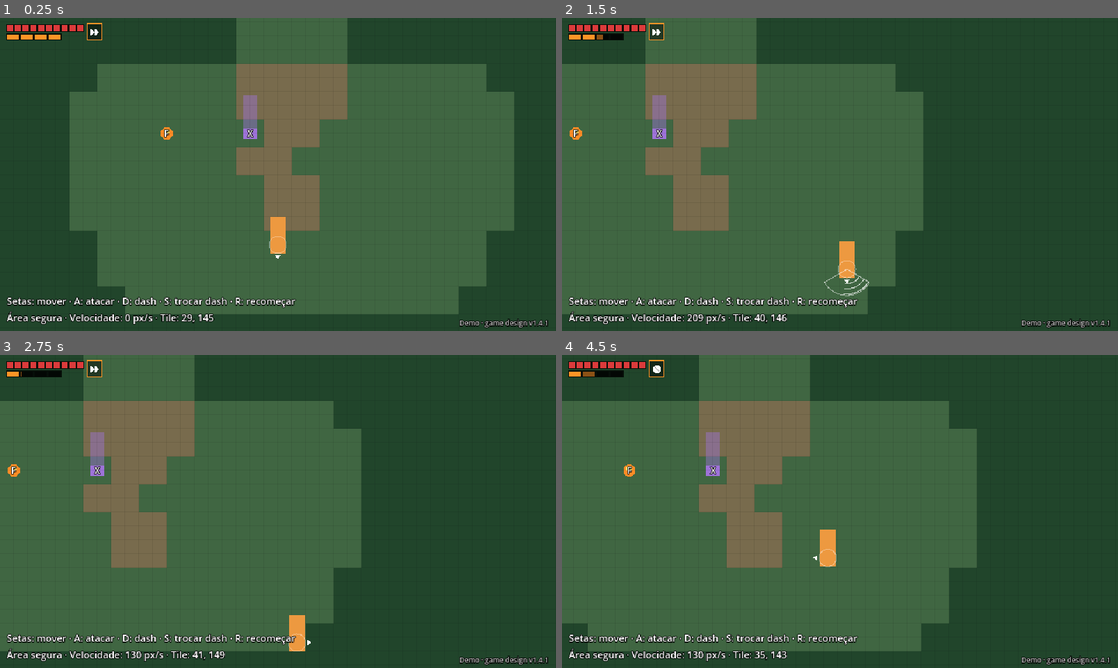
Above: before the commit, frames 1-4 (two rows, left to right).
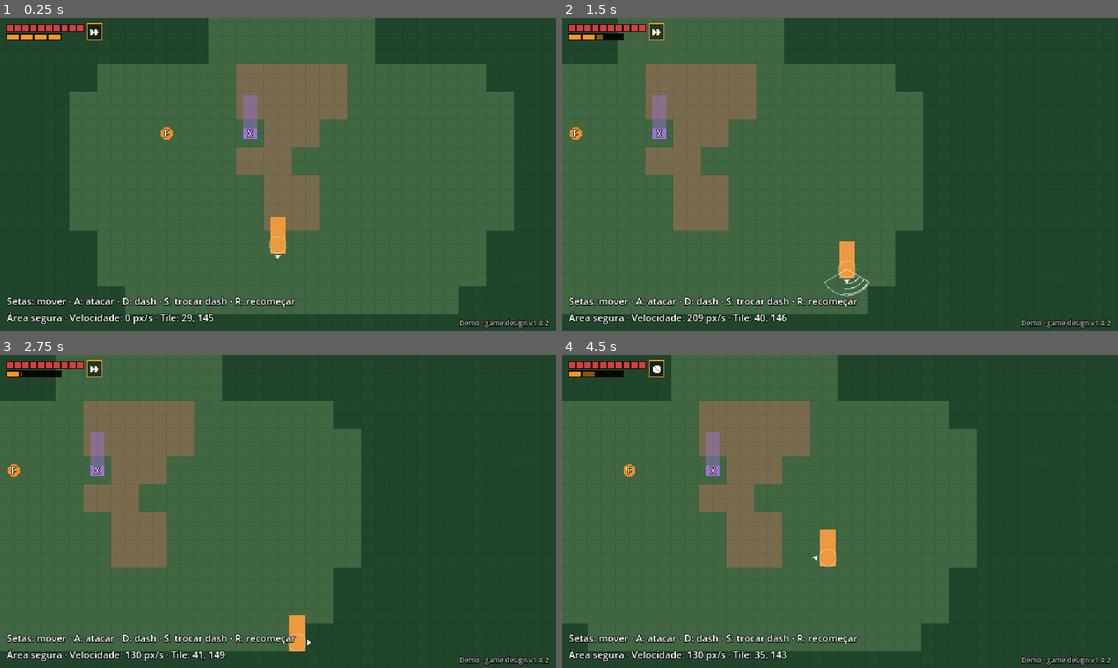
Above: after the commit, the same moments.

Repository: V-bit69/Game-Development
Game: Godot game, scene res://cenas/floresta.tscn
The game is run twice, just before and just after one commit, with the same random seed, the same clock (stepped at 60 frames per second) and the same inputs.
Inputs:
- Up to frame 1 (0.25 s): no input
- Up to frame 2 (1.5 s): tap Enter (ui_accept) at 0.5, 0.77 s; hold Right (mover_direita) 0.53-1.28 s; hold D (dash) 0.53-1.28 s; hold Down (mover_baixo) from 1.28 s (still down); tap A (atacar) at 1.35 s
- Up to frame 3 (2.75 s): tap Enter (ui_accept) at 1.52 s; tap D (dash) at 1.55 s; release Down (mover_baixo) at 2.03 s; hold Right (mover_direita) from 2.03 s (still down); hold D (dash) from 2.03 s (still down)
- Up to frame 4 (4.5 s): release Right (mover_direita) at 2.78 s; release D (dash) at 2.78 s; hold Up (mover_cima) 2.78-3.53 s; tap E (interagir) at 2.85 s; tap Enter (ui_accept) at 3.02, 3.77 s; tap D (dash) at 3.05, 3.8 s; hold Q (parry) 3.53-4.28 s; hold Left (mover_esquerda) from 3.53 s (still down); tap S (trocar_dash) at 4.35 s

The runs differ from the first frame. In frame 1, 1.5% of the frame differs, in the area x 37-99%, y 0-99%; in frame 2, 1.3%; in frame 3, 1.3%; in frame 4, 1.5%.

Commit message:
Versão 1.4.2: fim do lag nos acertos, sapos contornam obstáculos e corredor mais largo
- Um hitstop só por golpe (ou dash). Desde a v1.4 a hitbox é conferida a cada
  quadro do impacto, e cada sapo atingido num quadro diferente congelava o jogo
  de novo: vários sapos = várias travadas seguidas.
- Sapos seguem um caminho a pé pelo mapa (AStarGrid2D da sala) quando há
  obstáculo entre eles e o gato, e testam o corpo inteiro (test_move) em vez de
  um raio fino. Antes ficavam pulando de um lado para o outro atrás da parede.
- Corredor da floresta com 4 a 5 células (antes 3, apertando para 2).
- Testes novos em M3 (1 hitstop com 3 acertos), M5 (sapo contorna parede) e
  blockout (largura mínima do corredor). Docs e versão na tela em 1.4.2.

Co-Authored-By: Claude Opus 5.5 <noreply@anthropic.com>

Diff:
--- a/jogo/cenas/floresta.tscn
+++ b/jogo/cenas/floresta.tscn
@@ -50,28 +50,28 @@
 TTTTTTT................TTTTTTT
 TTTTTTT................TTTTTTT
 TTTTTTTT..............TTTTTTTT
-TTTTTTTTTTT........TTTTTTTTTTT
-TTTTTTTTTTTTT....TTTTTTTTTTTTT
-TTTTTTTTTTTTT....TTTTTTTTTTTTT
-TTTTTTTTTTTTT...TTTTTTTTTTTTTT
-TTTTTTTTTTTT...TTTTTTTTTTTTTTT
-TTTTTTTT~~~...TTTTTTTTTTTTTTTT
-TTTTTTT~~~L..TTTTTTTTTTTTTTTTT
-TTTTTTTT~~...TTTTTTTTTTTTTTTTT
-TTTTTTTTTTT...TTTTTTTTTTTTTTTT
-TTTTTTTTTTTT...TTTTTTTTTTTTTTT
-TTTTTTTTTTTTT...TTTTTTTTTTTTTT
-TTTTTTTTTTTTTT...TTTTTTTTTTTTT
-TTTTTTTTTTTTTTT...TTTTTTTTTTTT
-TTTTTTTTTTTTTTTT..TTTTTTTTTTTT
-TTTTTTTTTTTTTTT...t.TTTTTTTTTT
-TTTTTTTTTTTTTTT...TTTTTTTTTTTT
-TTTTTTTTTTTTTT...TTTTTTTTTTTTT
-TTTTTTTTTTTTT...TTTTTTTTTTTTTT
-TTTTTTTTTTTTT...TTTTTTTTTTTTTT
-TTTTTTTTTTTTT....TTTTTTTTTTTTT
-TTTTTTTTTTTTT....TTTTTTTTTTTTT
-TTTTTTTTTTTTT....TTTTTTTTTTTTT
+TTTTTTTTTT..........TTTTTTTTTT
+TTTTTTTTTTTT......TTTTTTTTTTTT
+TTTTTTTTTTTT......TTTTTTTTTTTT
+TTTTTTTTTTTT.....TTTTTTTTTTTTT
+TTTTTTTTTTT.....TTTTTTTTTTTTTT
+TTTTTTTT~~~.....TTTTTTTTTTTTTT
+TTTTTTT~~~L....TTTTTTTTTTTTTTT
+TTTTTTTT~~.....TTTTTTTTTTTTTTT
+TTTTTTTTTT.....TTTTTTTTTTTTTTT
+TTTTTTTTTTT.....TTTTTTTTTTTTTT
+TTTTTTTTTTTT.....TTTTTTTTTTTTT
+TTTTTTTTTTTTT.....TTTTTTTTTTTT
+TTTTTTTTTTTTT.....TTTTTTTTTTTT
+TTTTTTTTTTTTTT....TTTTTTTTTTTT
+TTTTTTTTTTTTTT....t.TTTTTTTTTT
+TTTTTTTTTTTTTT....TTTTTTTTTTTT
+TTTTTTTTTTTTT.....TTTTTTTTTTTT
+TTTTTTTTTTTT.....TTTTTTTTTTTTT
+TTTTTTTTTTTT.....TTTTTTTTTTTTT
+TTTTTTTTTTTT......TTTTTTTTTTTT
+TTTTTTTTTTTT......TTTTTTTTTTTT
+TTTTTTTTTTTT......TTTTTTTTTTTT
 TTTTTTTT.....::::.....TTTTTTTT
 TTTTTTT......::::......TTTTTTT
 TTTTTTT...F..X::.......TTTTTTT
--- a/jogo/scripts/jogador.gd
+++ b/jogo/scripts/jogador.gd
@@ -79,6 +79,8 @@
 var _chute_espera := 0.0  # entre a defesa e o chute do parry; só o dash cancela
 var _chute_alvo: Node2D = null
 var invulneravel := 0.0  # recuperação depois de tomar dano
+var hitstops := 0  # quantos congelamentos já aconteceram (para os testes)
+var _em_hitstop := false
 var _chute_direcao := Vector2.RIGHT
 var _dano_piscar := 0.0
 var _tremor := 0.0
@@ -235,8 +237,9 @@
 	for inimigo in _inimigos_em(global_position, Valores.GATO_RAIO_HITBOX):
 		if inimigo in _atingidos_no_dash:
 			continue
+		var primeiro := _atingidos_no_dash.is_empty()
 		_atingidos_no_dash.append(inimigo)
-		_acertar(inimigo, Valores.GATO_DANO_DASH, 0.0)
+		_acertar(inimigo, Valores.GATO_DANO_DASH, 0.0, Vector2.ZERO, primeiro)
 
 
 # --- Escalada -----------------------------------------------------------
@@ -451,8 +454,9 @@
 			continue
 		if not _no_leque(inimigo, _mira, angulo, alcance) or _obstaculo_entre(inimigo):
 			continue
+		var primeiro := _golpe_atingidos.is_empty()
 		_golpe_atingidos.append(inimigo)
-		_acertar(inimigo, dano, Valores.KNOCKBACK_PADRAO, _mira)
+		_acertar(inimigo, dano, Valores.KNOCKBACK_PADRAO, _mira, primeiro)
 
 
 ## A área de ataque é um leque que sai do gato. Vale o retângulo do inimigo, não só o
@@ -495,20 +499,28 @@
 	return achados
 
 
-func _acertar(inimigo: Node, dano: int, empurrao: float, direcao := Vector2.ZERO) -> void:
+## "congelar": só o primeiro acerto de cada golpe (ou dash) faz hitstop. Desde a v1.4 a
+## hitbox é conferida a cada quadro do impacto, então vários sapos podem ser atingidos em
+## quadros diferentes do mesmo golpe; um hitstop por sapo virava uma série de travadas.
+func _acertar(inimigo: Node, dano: int, empurrao: float, direcao := Vector2.ZERO, congelar := true) -> void:
 	if direcao == Vector2.ZERO:
 		direcao = inimigo.global_position - global_position
 	inimigo.receber_dano(dano, direcao, empurrao)
-	Som.tocar("impacto")
-	_hitstop()
-
-
+	if congelar:
+		Som.tocar("impacto")
+		_hitstop()
+
+
+## Congela o jogo por um instante. Um hitstop novo não começa enquanto outro está rodando.
 func _hitstop() -> void:
-	if Valores.HITSTOP <= 0.0:
-		return
+	if Valores.HITSTOP <= 0.0 or _em_hitstop:
+		return
+	_em_hitstop = true
+	hitstops += 1
 	Engine.time_scale = 0.0
 	await get_tree().create_timer(Valores.HITSTOP, true, false, true).timeout
 	Engine.time_scale = 1.0
+	_em_hitstop = false
 
 
 func _atualizar_rastro() -> void:
--- a/jogo/scripts/sala.gd
+++ b/jogo/scripts/sala.gd
@@ -76,6 +76,7 @@
 var _linhas: Array[String] = []
 var _gatilhos := {}  # linha do gatilho -> sapos que ele acorda
 var _interativos: Array[Dictionary] = []  # {id, celula, centro, base, indicador, some}
+var _grade: AStarGrid2D  # mapa de caminhos a pé, para os inimigos contornarem obstáculos
 
 @onready var jogador: CharacterBody2D = $Jogador
 @onready var info: Label = $HUD/Info
@@ -88,6 +89,7 @@
 		return
 	add_to_group("sala")
 	_criar_colisoes()
+	_criar_grade()
 	_criar_entidades()
 	_criar_interativos()
 	_posicionar_jogador()
@@ -369,6 +371,39 @@
 				x += 1
 			var largura := Vector2(x - inicio, 1) * celula
 			_adicionar_caixa(paredes, Vector2(inicio, y) * celula + largura / 2.0, largura)
+
+
+## Grade de caminhos: uma célula do mapa por ponto. Paredes, obstáculos, água, o trecho
+## escalável e os marcadores sólidos (Xennar, fogueira, estátua...) bloqueiam. Na diagonal,
+## só passa se as duas células vizinhas estiverem livres (não corta quina).
+func _criar_grade() -> void:
+	var largura := 0
+	for linha in _linhas:
+		largura = maxi(largura, linha.length())
+	_grade = AStarGrid2D.new()
+	_grade.region = Rect2i(0, 0, largura, _linhas.size())
+	_grade.cell_size = Vector2(celula, celula)
+	_grade.offset = Vector2(celula, celula) / 2.0
+	_grade.diagonal_mode = AStarGrid2D.DIAGONAL_MODE_ONLY_IF_NO_OBSTACLES
+	_grade.update()
+	for y in _linhas.size():
+		for x in largura:
+			var c := _linhas[y][x] if x < _linhas[y].length() else "T"
+			if _bloqueia(c) or (MARCADORES.has(c) and MARCADORES[c].solido):
+				_grade.set_point_solid(Vector2i(x, y))
+
+
+## Caminho a pé de um ponto até outro, em pontos do mundo (centros das células),
+## contornando paredes e obstáculos. Se o destino não for alcançável (por exemplo, o gato
+## na área superior), vai até o ponto mais perto dele. Vazio se não há caminho.
+func caminho(de: Vector2, para: Vector2) -> PackedVector2Array:
+	if _grade == null:
+		return PackedVector2Array()
+	var a := Vector2i((de / celula).floor())
+	var b := Vector2i((para / celula).floor())
+	if not _grade.is_in_boundsv(a) or not _grade.is_in_boundsv(b) or _grade.is_point_solid(a):
+		return PackedVector2Array()
+	return _grade.get_point_path(a, b, true)
 
 
 ## Paredes: vegetação, ruína, obstáculos e o trecho escalável (que só se passa escalando).
--- a/jogo/scripts/sapo.gd
+++ b/jogo/scripts/sapo.gd
@@ -58,10 +58,10 @@
 	Som.tocar("alerta")
 
 
-## Início do ciclo: o sapo comum sempre salta na direção do jogador.
-## A direção é decidida aqui, no começo do telegraph, e não muda depois.
+## Início do ciclo: o sapo comum sempre salta na direção do jogador (contornando
+## obstáculos). A direção é decidida aqui, no começo do telegraph, e não muda depois.
 func _decidir(j: Node2D) -> void:
-	_salto_direcao = _direcao_livre(j.global_position - global_position)
+	_salto_direcao = _direcao_de_perseguicao(j)
 	_mudar(Estado.TELEGRAPH)
 
 
@@ -103,17 +103,48 @@
 	return local.distance_to(mais_perto) <= Valores.GATO_RAIO_HITBOX
 
 
-## Obstáculos bloqueiam o caminho: tenta a direção do jogador e, se estiver
-## bloqueada, desvios de 45° e 90° para contornar.
+## Para onde pular para chegar no jogador. Com a reta livre, vai direto. Com um obstáculo
+## no meio, segue o caminho a pé da sala (contorna paredes e obstáculos), mirando no ponto
+## mais adiantado do caminho que o sapo alcança em linha reta, com o corpo inteiro.
+func _direcao_de_perseguicao(j: Node2D) -> Vector2:
+	var destino := j.global_position
+	if not _reta_livre(destino):
+		var sala := get_tree().get_first_node_in_group("sala")
+		if sala != null and sala.has_method("caminho"):
+			var pontos: PackedVector2Array = sala.caminho(global_position, destino)
+			if pontos.size() > 1:
+				destino = pontos[1]
+				for i in range(pontos.size() - 1, 1, -1):
+					if _reta_livre(pontos[i]):
+						destino = pontos[i]
+						break
+	return _direcao_livre(destino - global_position)
+
+
+## O corpo do sapo (retângulo inteiro, não só o centro) passa em linha reta até o ponto?
+func _reta_livre(ponto: Vector2) -> bool:
+	var para := ponto - global_position
+	return para.length() < 0.5 or not test_move(global_transform, para)
+
+
+## Ajuste fino na hora do salto: se o salto inteiro na direção desejada bate em algo,
+## tenta desvios de 45° e 90° para cada lado, testando o corpo do sapo. Se nenhum passa,
+## fica o que anda mais antes de bater.
 func _direcao_livre(desejada: Vector2) -> Vector2:
-	var base := desejada.normalized()
-	var espaco := get_world_2d().direct_space_state
+	var base := desejada.normalized() if desejada.length() > 0.5 else Vector2.DOWN
+	var melhor := base
+	var maior := -1.0
 	for graus in [0.0, 45.0, -45.0, 90.0, -90.0]:
 		var d := base.rotated(deg_to_rad(graus))
-		var consulta := PhysicsRayQueryParameters2D.create(global_position, global_position + d * (Valores.SAPO_SALTO_COMPRIMENTO + 10.0), 1)
-		if espaco.intersect_ray(consulta).is_empty():
+		var movimento := d * Valores.SAPO_SALTO_COMPRIMENTO
+		var batida := move_and_collide(movimento, true)
+		if batida == null:
 			return d
-	return base
+		var andou := batida.get_travel().length()
+		if andou > maior + 0.5:
+			maior = andou
+			melhor = d
+	return melhor
 
 
 ## Linha reta até o jogador sem obstáculo no meio?
--- a/jogo/scripts/sapo_lingua.gd
+++ b/jogo/scripts/sapo_lingua.gd
@@ -40,7 +40,7 @@
 		_acao = Acao.SALTO_LINGUA
 	else:
 		_acao = Acao.PERSEGUIR  # também quando um obstáculo bloqueia a língua
-	_salto_direcao = _direcao_livre(j.global_position - global_position)
+	_salto_direcao = _direcao_de_perseguicao(j)
 	_mudar(Estado.TELEGRAPH)
 
 
--- a/jogo/scripts/valores.gd
+++ b/jogo/scripts/valores.gd
@@ -6,7 +6,7 @@
 ## em px/s, tempos em segundos.
 
 # Versão do game design que o protótipo implementa (aparece na tela). Atualize junto com o doc.
-const VERSAO_GAME_DESIGN := "1.4.1"
+const VERSAO_GAME_DESIGN := "1.4.2"
 
 # --- Escala ---
 const TILE := 16.0
@@ -48,7 +48,7 @@
 const GATO_MAGNETISMO_MARGEM := 10.0  # px além do alcance efetivo
 const GATO_MAGNETISMO_PREFERENCIA := 2.0  # s: por quanto tempo o alvo anterior tem preferência
 const GATO_MAGNETISMO_EMPATE := 1.0  # px: distâncias dentro dessa folga empatam; desempata o menor ângulo
-const HITSTOP := 0.05  # congelamento curto a cada acerto
+const HITSTOP := 0.05  # congelamento curto no acerto: um por golpe (ou dash), mesmo acertando vários
 const GATO_DANO_GARRA := 1
 const GATO_DANO_ESPADA := 2
 const GATO_DANO_DASH := 1
--- a/jogo/testes/teste_blockout.gd
+++ b/jogo/testes/teste_blockout.gd
@@ -63,6 +63,15 @@
 				if not encosta:
 					sem_acesso.append("%s em (%d, %d)" % [c, x, y])
 	_conferir("tudo alcançável a partir do início %s" % [sem_acesso], sem_acesso.is_empty())
+	# Corredor (linhas 46 a 64) alargado na v1.4.2: passagem de pelo menos 4 células (128 px).
+	var estreito := 99
+	for y in range(46, 65):
+		var abertas := 0
+		for x in linhas[y].length():
+			if livre.call(x, y) or linhas[y][x] == "L":
+				abertas += 1
+		estreito = mini(estreito, abertas)
+	_conferir("corredor com pelo menos 4 células de largura (mínimo %d)" % estreito, estreito >= 4)
 	_conferir("14 sapos comuns (tem %d)" % contagem.get("s", 0), contagem.get("s", 0) == 14)
 	_conferir("7 sapos com língua (tem %d)" % contagem.get("l", 0), contagem.get("l", 0) == 7)
 	for c in "XFGtLK":
--- a/jogo/testes/teste_m3.gd
+++ b/jogo/testes/teste_m3.gd
@@ -128,6 +128,25 @@
 	await _fim_do_combo()
 	alvo.queue_free()
 	await _esperar(1)
+
+	# --- Vários inimigos no mesmo golpe: um hitstop só (v1.4.2) ---
+	# Desde a v1.4 a hitbox é conferida a cada quadro do impacto. Com um hitstop por acerto,
+	# sapos atingidos em quadros diferentes viravam uma série de travadas.
+	_jogador.position = _inicio
+	_jogador._proximo_golpe = 1
+	_jogador.direcao_olhar = Vector2.RIGHT
+	var grupo: Array = []
+	for p in [Vector2(28, 0), Vector2(40, 10), Vector2(50, -8)]:
+		grupo.append(await _novo_alvo(_inicio + p))
+	var congelamentos_antes: int = _jogador.hitstops
+	_jogador.pedir_ataque()
+	await _fim_do_combo()
+	_conferir("golpe acerta os 3 (vidas %s)" % [grupo.map(func(a): return a.vida)], grupo.all(func(a): return a.vida == 2))
+	_conferir("e congela uma vez só (%d)" % (_jogador.hitstops - congelamentos_antes), _jogador.hitstops - congelamentos_antes == 1)
+	for a in grupo:
+		a.queue_free()
+	await _esperar(1)
+	_jogador.position = _inicio
 
 	# --- Janela do impacto: ~0,1 s no início da execução ---
 	_jogador.position = _inicio
--- a/jogo/testes/teste_m5.gd
+++ b/jogo/testes/teste_m5.gd
@@ -102,6 +102,22 @@
 	var d: Vector2 = c._direcao_livre(Vector2.UP)
 	conferir("obstáculo no caminho: desvia (%s)" % d, d != Vector2.UP and d.y <= 0.01)
 
+	# Sapo atrás de uma parede comprida (linha 12, colunas 21 a 25): segue o caminho a pé
+	# da sala e contorna, em vez de ficar pulando de um lado para o outro (v1.4.2).
+	jogador.position = Vector2(23.5 * 32, 10.5 * 32)
+	jogador.set_physics_process(false)
+	var preso := await criar(SAPO, Vector2(23.5 * 32, 13.5 * 32))
+	preso.alerta = true
+	var contornou := false
+	for i in 12 * 90:  # até ~12 ciclos
+		await esperar(1)
+		if preso.position.y < 12.0 * 32 and preso.position.distance_to(jogador.position) < 60.0:
+			contornou = true
+			break
+	conferir("sapo atrás da parede contorna e chega no gato (%s)" % (preso.position / 32.0).floor(), contornou)
+	preso.queue_free()
+	jogador.set_physics_process(true)
+
 	# Encontros na floresta: sapos dormem até o gatilho.
 	a.queue_free()
 	b.queue_free()
Not shown, changed: docs/02-level-design-demo.md
Not shown, changed: docs/03-roadmap.md
Not shown, changed: docs/04-game-design-demo.md
Not shown, changed: jogar/index.html
Not shown, changed: jogar/index.pck
Not shown, changed: jogo/README.md
